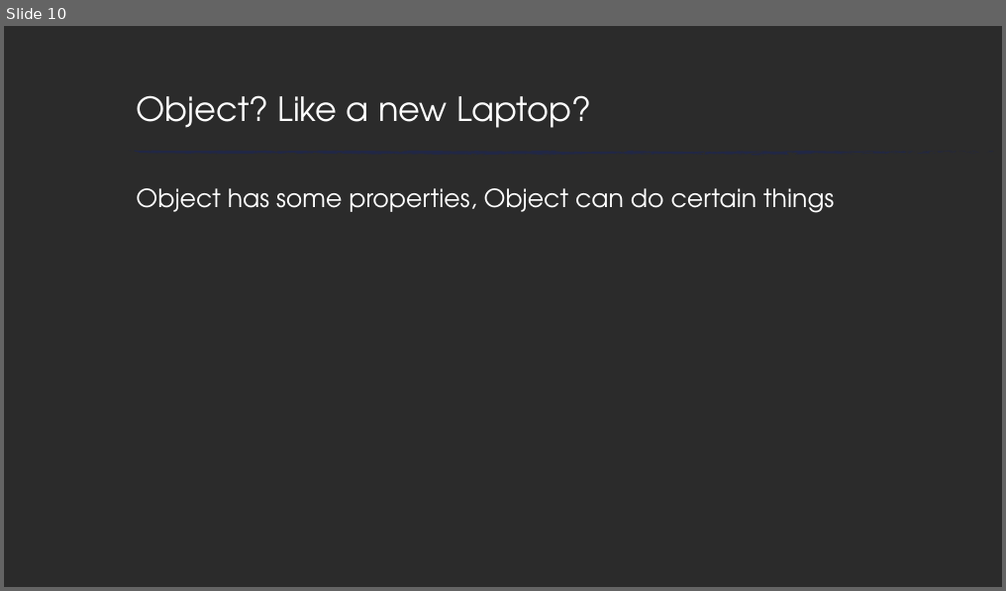
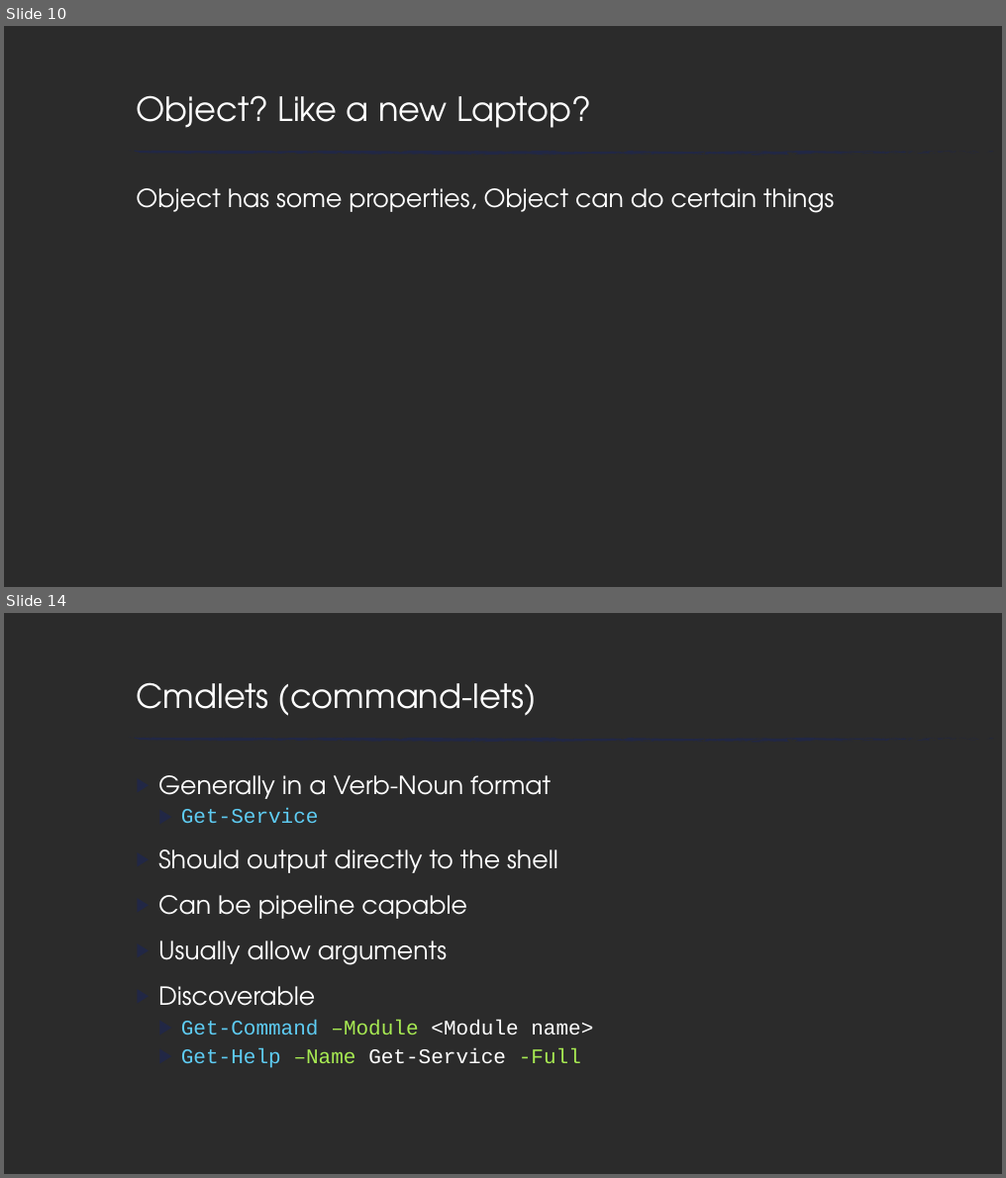
Before and after one commit to ryandcoates/bcc-ps101, a slide deck: bcc18-ps101.pptx. Shown one above the other, each under a label of ours: slide 10 before the commit, slides 10 and 14 after it; the slides between them are not shown. The pictures are 1006x591 and 1006x1178 pixels, drawn with LibreOffice and Linux fonts; fonts in the diff are those of the drawing; background and template pictures are left out; a plain dark background stands for a picture behind light text. Boxes give left, top, right and bottom in pixels: in the first picture for what was removed or moved away, otherwise in the second. Text is boxed around its words. In the diff, an @@ line names an element or a change of style, - is before the commit and + after.

```diff
--- a/bcc18-ps101.pptx
+++ b/bcc18-ps101.pptx
@@ slide 14 added at (4, 613, 1002, 1174), background picture (left out); not listed: 74 template elements that a slide beside it also shows @@
@@ title added at (136, 682, 537, 716), 32 pt, text #FFFFFF @@
+Cmdlets (command-lets)
@@ text added at (158, 775, 593, 1068), 24 pt, text #FFFFFF @@
+▶ Generally in a Verb-Noun format
+  ▶ Get-Service
+▶ Should output directly to the shell
+▶ Can be pipeline capable
+▶ Usually allow arguments
+▶ Discoverable
+  ▶ Get-Command –Module <Module name>
+  ▶ Get-Help –Name Get-Service -Full
```
Also in this commit, not shown: 2 slides changed, 3 other slides added.
